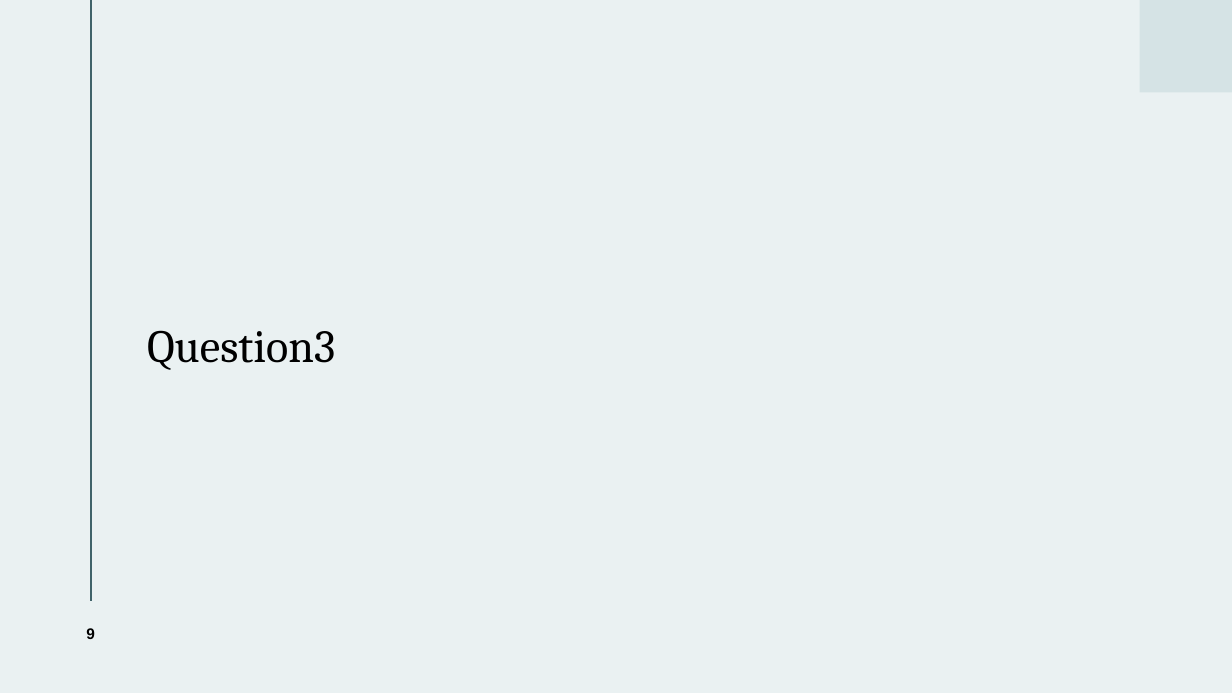
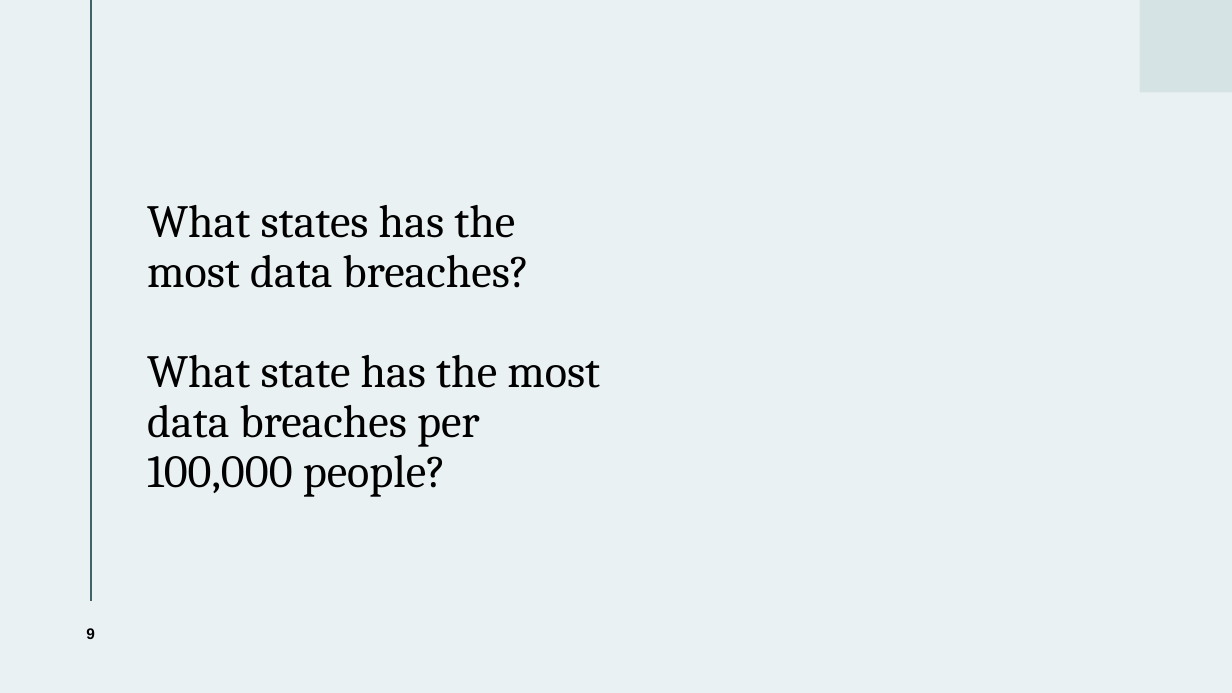
Before and after one commit to wjarosz0001/CIT-4105-DE1, a slide deck: slide 9 of CIT-4105-DE1 Powerpoint.pptm. Drawn at 1232x693 pixels with LibreOffice and Linux fonts; fonts in the diff are those of the drawing. Boxes give left, top, right and bottom in pixels: in the first picture for what was removed or moved away, otherwise in the second. Text is boxed around its words. In the diff, an @@ line names an element or a change of style, - is before the commit and + after.

Commit message:
Updated 2nd question to include classification text classification model.

```diff
--- a/CIT-4105-DE1 Powerpoint.pptm
+++ b/CIT-4105-DE1 Powerpoint.pptm
@@ title at <box>147,205,600,497</box>: text changed @@
-Question3
+What states has the most data breaches?
+What state has the most data breaches per 100,000 people?
```
Also in this commit, not shown: 3 other slides changed, 2 other files.
